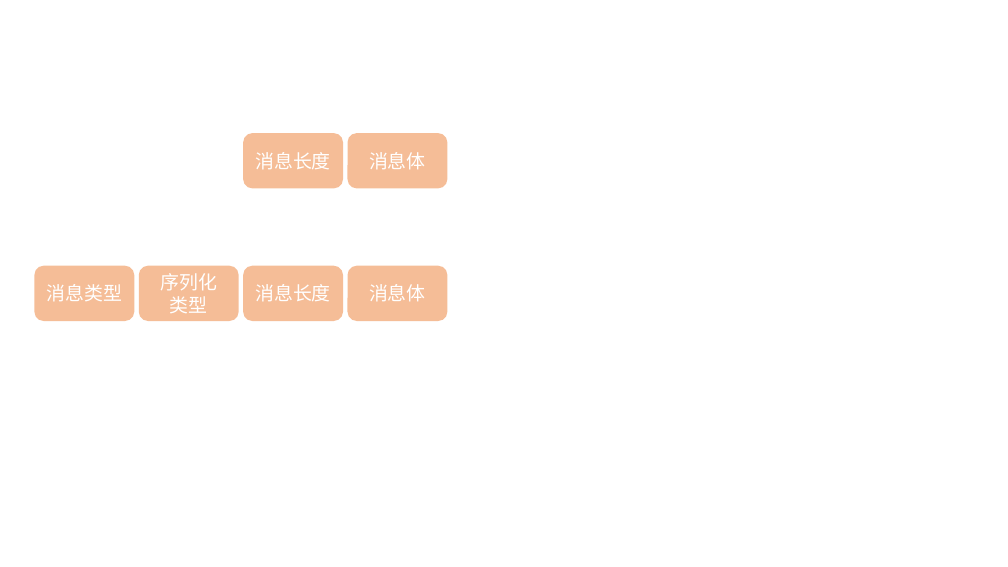
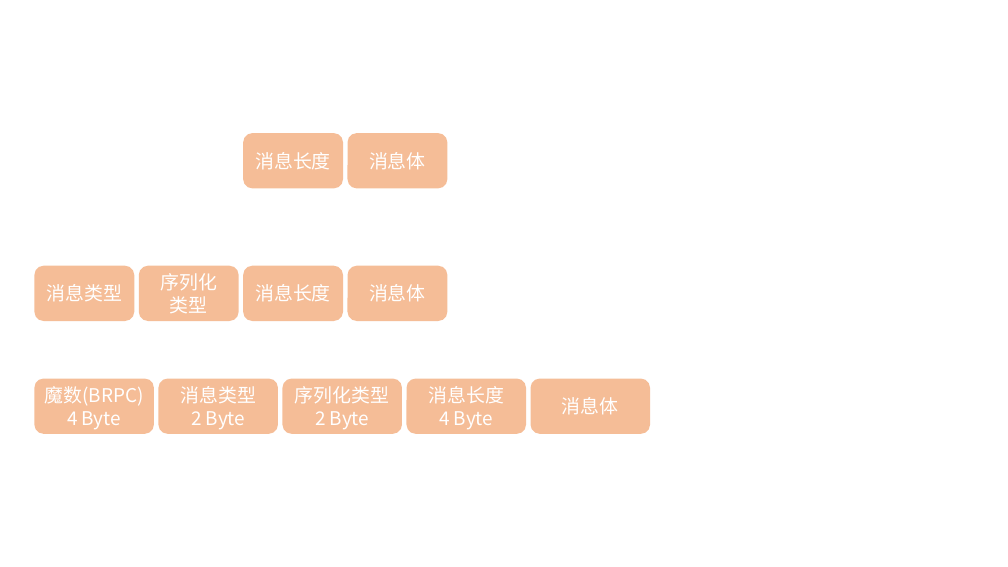
Before and after one commit to hzbobby/Bobby-RPC-Records, a slide deck: slide 6 of Figures.pptx. Drawn at 1008x567 pixels with LibreOffice and Linux fonts; fonts in the diff are those of the drawing. Boxes give left, top, right and bottom in pixels: in the first picture for what was removed or moved away, otherwise in the second. Text is boxed around its words. In the diff, an @@ line names an element or a change of style, - is before the commit and + after.

```diff
--- a/Figures.pptx
+++ b/Figures.pptx
@@ rounded rectangle added at (x1=35, y1=379, x2=154, y2=434), fill #ED7D31 at 50% opacity, 18 pt, text #FFFFFF @@
+魔数(BRPC)
+4 Byte
@@ rounded rectangle added at (x1=159, y1=379, x2=278, y2=434), fill #ED7D31 at 50% opacity, 18 pt, text #FFFFFF @@
+消息类型
+2 Byte
@@ rounded rectangle added at (x1=283, y1=379, x2=402, y2=434), fill #ED7D31 at 50% opacity, 18 pt, text #FFFFFF @@
+序列化类型
+2 Byte
@@ rounded rectangle added at (x1=407, y1=379, x2=526, y2=434), fill #ED7D31 at 50% opacity, 18 pt, text #FFFFFF @@
+消息长度
+4 Byte
@@ rounded rectangle added at (x1=531, y1=379, x2=650, y2=434), fill #ED7D31 at 50% opacity, 18 pt, text #FFFFFF @@
+消息体
```
Also in this commit, not shown: 1 slide added, 1 other file.
